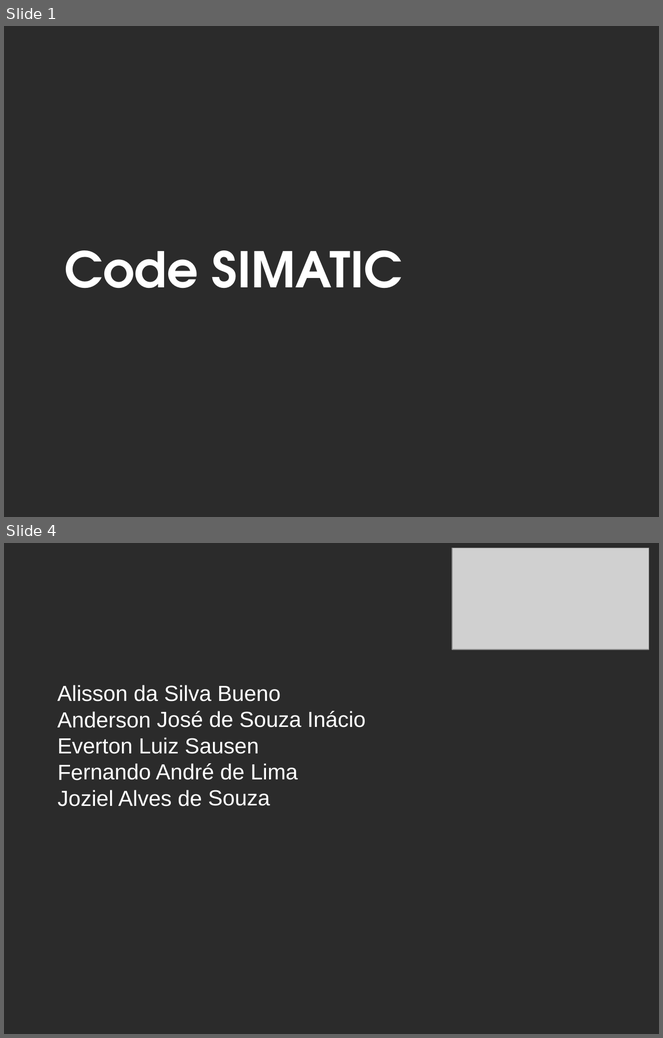
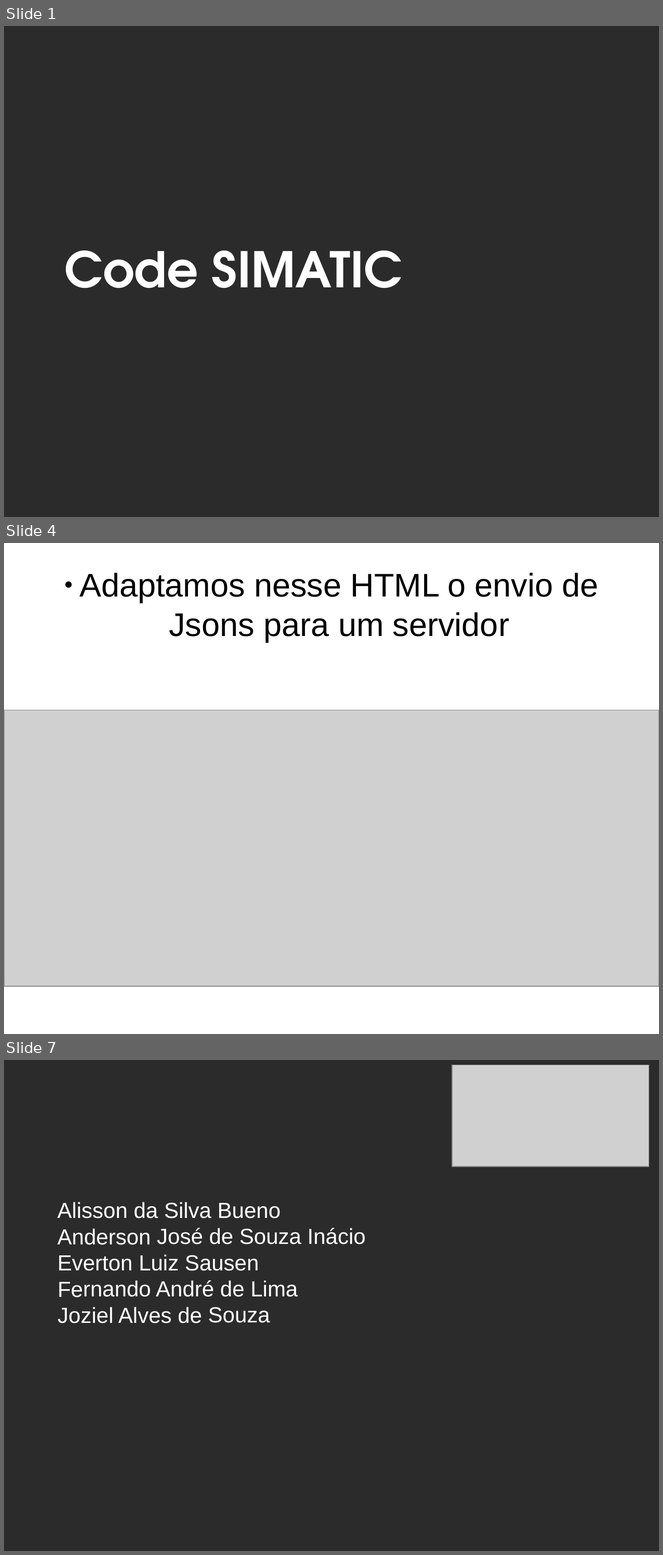
Before and after one commit to nosrednawall/projeto_integrador_7_periodo, a slide deck: Doc/Apresentacao_Code_Industria/apresentacao_03_04_2019.pptx. Shown one above the other, each under a label of ours: slides 1 and 4 before the commit, slides 1, 4 and 7 after it; the slides between them are not shown. The pictures are 663x1038 and 663x1555 pixels, drawn with LibreOffice and Linux fonts; fonts in the diff are those of the drawing; grey boxes stand for pictures; background and template pictures are left out; a plain dark background stands for a picture behind light text. Boxes give left, top, right and bottom in pixels: in the first picture for what was removed or moved away, otherwise in the second. Text is boxed around its words. In the diff, an @@ line names an element or a change of style, - is before the commit and + after.

```diff
--- a/Doc/Apresentacao_Code_Industria/apresentacao_03_04_2019.pptx
+++ b/Doc/Apresentacao_Code_Industria/apresentacao_03_04_2019.pptx
@@ slide 4 added at [4,543,659,1034], background #FFFFFF @@
@@ text added at [79,573,599,642], 36 pt, text #000000 @@
+● Adaptamos nesse HTML o envio de Jsons para um servidor
@@ picture added at [4,710,659,987] @@
@@ what was slide 4 is now slide 7 @@
```
Also in this commit, not shown: 2 slides changed, 2 other slides added, 1 other file.
